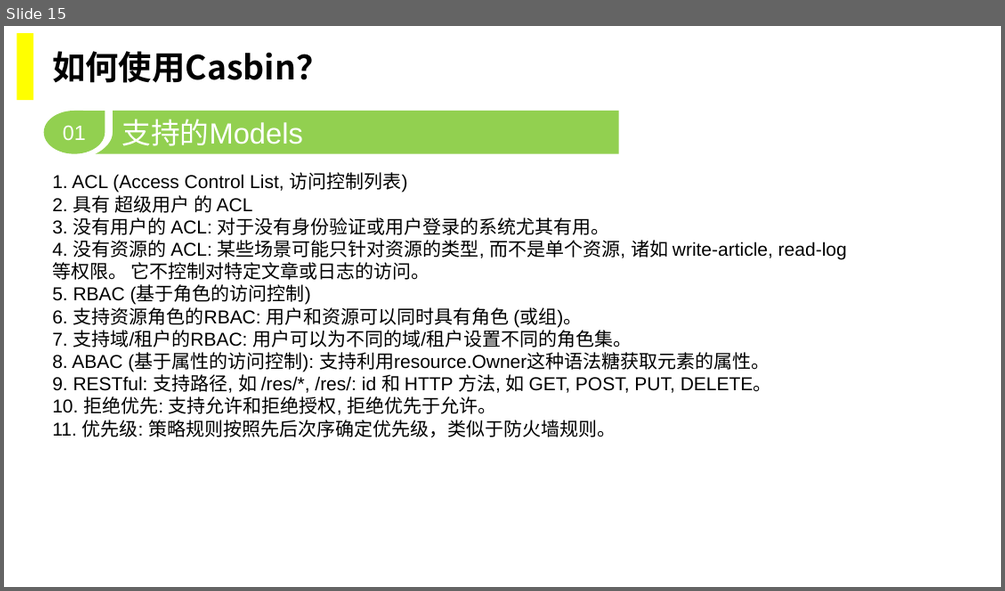
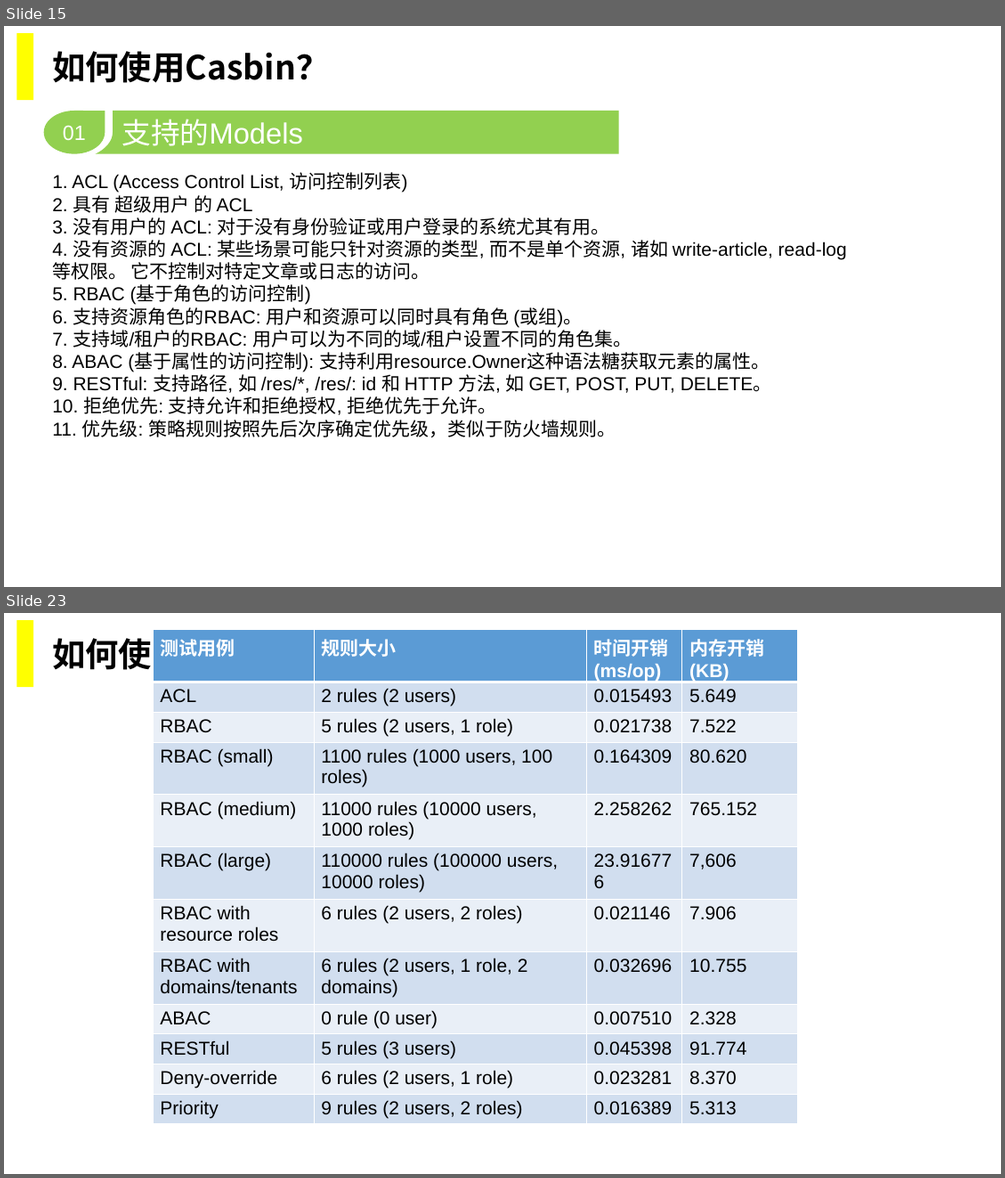
Before and after one commit to marvinang/learn_rust, a slide deck: casbin.pptx. Shown one above the other, each under a label of ours: slide 15 before the commit, slides 15 and 23 after it; the slides between them are not shown. The pictures are 1005x591 and 1005x1178 pixels, drawn with LibreOffice and Linux fonts; fonts in the diff are those of the drawing; background and template pictures are left out. Boxes give left, top, right and bottom in pixels: in the first picture for what was removed or moved away, otherwise in the second. Text is boxed around its words. In the diff, an @@ line names an element or a change of style, - is before the commit and + after.

```diff
--- a/casbin.pptx
+++ b/casbin.pptx
@@ slide 23 added at bbox=[4, 613, 1001, 1174], background picture (left out) @@
@@ rectangle added at bbox=[16, 620, 34, 687], fill #FFFF00 @@
@@ text added at bbox=[52, 633, 329, 675], 32 pt, text #000000, bold @@
+如何使用Casbin？
@@ table added at bbox=[153, 630, 797, 1124], 12 rows, 4 columns @@
+测试用例 | 规则大小 | 时间开销 (ms/op) | 内存开销 (KB)
+ACL | 2 rules (2 users) | 0.015493 | 5.649
+RBAC | 5 rules (2 users, 1 role) | 0.021738 | 7.522
+RBAC (small) | 1100 rules (1000 users, 100 roles) | 0.164309 | 80.620
+RBAC (medium) | 11000 rules (10000 users, 1000 roles) | 2.258262 | 765.152
+RBAC (large) | 110000 rules (100000 users, 10000 roles) | 23.916776 | 7,606
+RBAC with resource roles | 6 rules (2 users, 2 roles) | 0.021146 | 7.906
+RBAC with domains/tenants | 6 rules (2 users, 1 role, 2 domains) | 0.032696 | 10.755
+ABAC | 0 rule (0 user) | 0.007510 | 2.328
+RESTful | 5 rules (3 users) | 0.045398 | 91.774
+Deny-override | 6 rules (2 users, 1 role) | 0.023281 | 8.370
+Priority | 9 rules (2 users, 2 roles) | 0.016389 | 5.313
```
Also in this commit, not shown: 13 slides changed, 1 other slide added.
